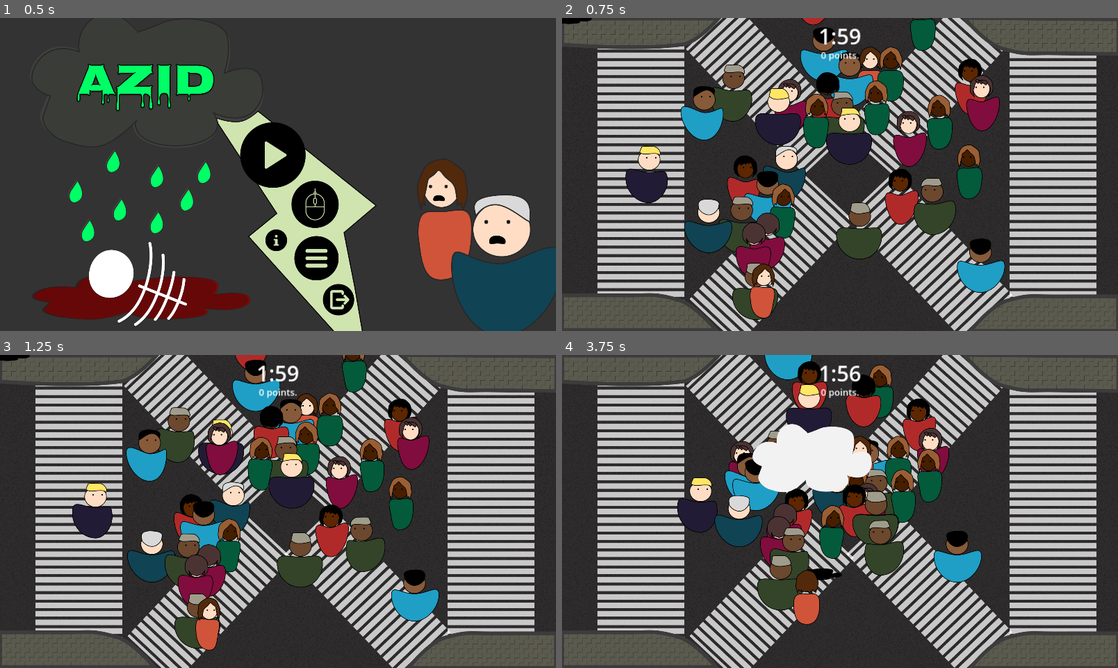
Above: before the commit, frames 1-4 (two rows, left to right).
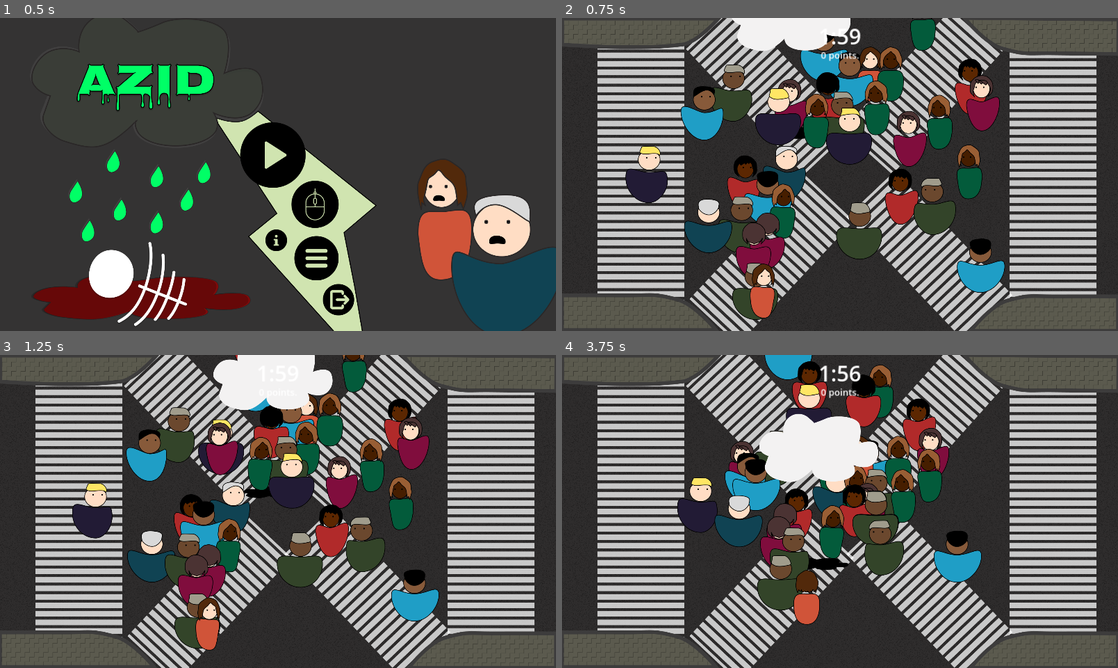
Above: after the commit, the same moments.

Repository: wetrustinprize/trijam-268
Game: Godot game, scene res://scenes/main_menu.tscn
Same seed, same stepped clock (60 frames per second), same inputs: the game is played once before the commit and once after it. Sound files missing from this copy of the repository are replaced by a short silence.
Inputs (mouse positions are in pixels of both pictures, inside the frame that each line leads up to):
- Up to frame 1 (0.5 s): no input
- Up to frame 2 (0.75 s): click (834, 155) at 0.5 s
- Up to frame 3 (1.25 s): no input
- Up to frame 4 (3.75 s): move the mouse to (962, 495) at 1.27 s; click (962, 495) at 1.42 s; move the mouse to (728, 527) at 2.02 s; click (728, 527) at 2.17 s; move the mouse to (895, 442) at 2.77 s; click (895, 442) at 2.92 s; move the mouse to (812, 574) at 3.52 s; click (812, 574) at 3.67 s

Frame 1 is identical in both runs. In frame 2, 1.9% of the frame differs, in the area x 0-52%, y 0-39%; in frame 3, 3.1%, in the area x 0-60%, y 0-46%; in frame 4, 1.9%.

Commit message:
feat: cloud smoothing

Diff:
--- a/actors/Cloud.gd
+++ b/actors/Cloud.gd
@@ -8,7 +8,7 @@
 @export var closing_texture: Texture2D
 @export var raining_texture: Texture2D
 
-@onready var animated_sprite: AnimatedSprite2D = get_node("AnimatedSprite2D")
+@onready var cloud_sprite: AnimatedSprite2D = get_node("Cloud")
 @onready var raining_particles: GPUParticles2D = get_node("RainParticles")
 @onready var rain_area: Area2D = get_node("RainArea")
 
@@ -25,6 +25,9 @@
 func _ready():
 	GameManager.Instance.game_over.connect(on_game_over)
 
+func _process(delta):
+	position = position.lerp(get_global_mouse_position(), 10 * delta)
+
 func _input(event):
 	if event is InputEventMouseButton:
 		if !event.pressed:
@@ -35,25 +38,22 @@
 		if event.button_index == 2:
 			change_state(CLOUD_STATE.CLOSING if state == CLOUD_STATE.MOVING or state == CLOUD_STATE.RAINING else CLOUD_STATE.RAINING)
 
-	if event is InputEventMouseMotion:
-		position = event.position
-
 func on_game_over():
 	queue_free()
 
 func change_state(new_state):
 	match new_state:
 		CLOUD_STATE.CLOSING:
-			animated_sprite.play("closing")
+			cloud_sprite.play("closing")
 			raining_particles.emitting = false
 			thunder_sfx.play()
 			rain_sfx.stop()
 		CLOUD_STATE.MOVING:
-			animated_sprite.play("moving")
+			cloud_sprite.play("moving")
 			raining_particles.emitting = false
 			rain_sfx.stop()
 		CLOUD_STATE.RAINING:
-			animated_sprite.play("raining")
+			cloud_sprite.play("raining")
 			raining_particles.emitting = true
 			rain_sfx.play()
 
--- a/actors/Cloud.tscn
+++ b/actors/Cloud.tscn
@@ -77,7 +77,7 @@
 closing_texture = ExtResource("3_meyve")
 raining_texture = ExtResource("4_y7gy0")
 
-[node name="AnimatedSprite2D" type="AnimatedSprite2D" parent="."]
+[node name="Cloud" type="AnimatedSprite2D" parent="."]
 z_index = 99
 z_as_relative = false
 position = Vector2(0, -400)
